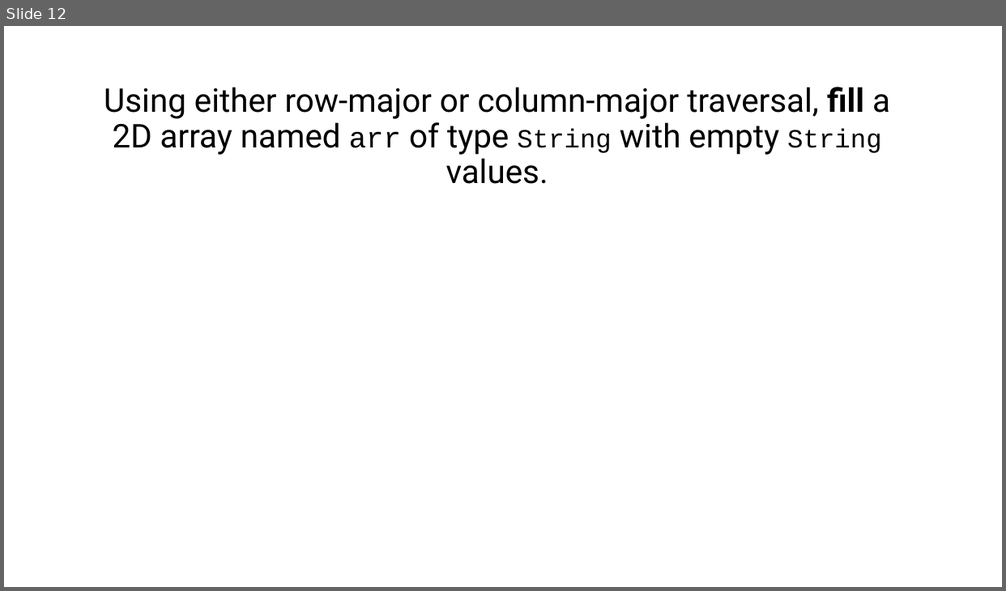
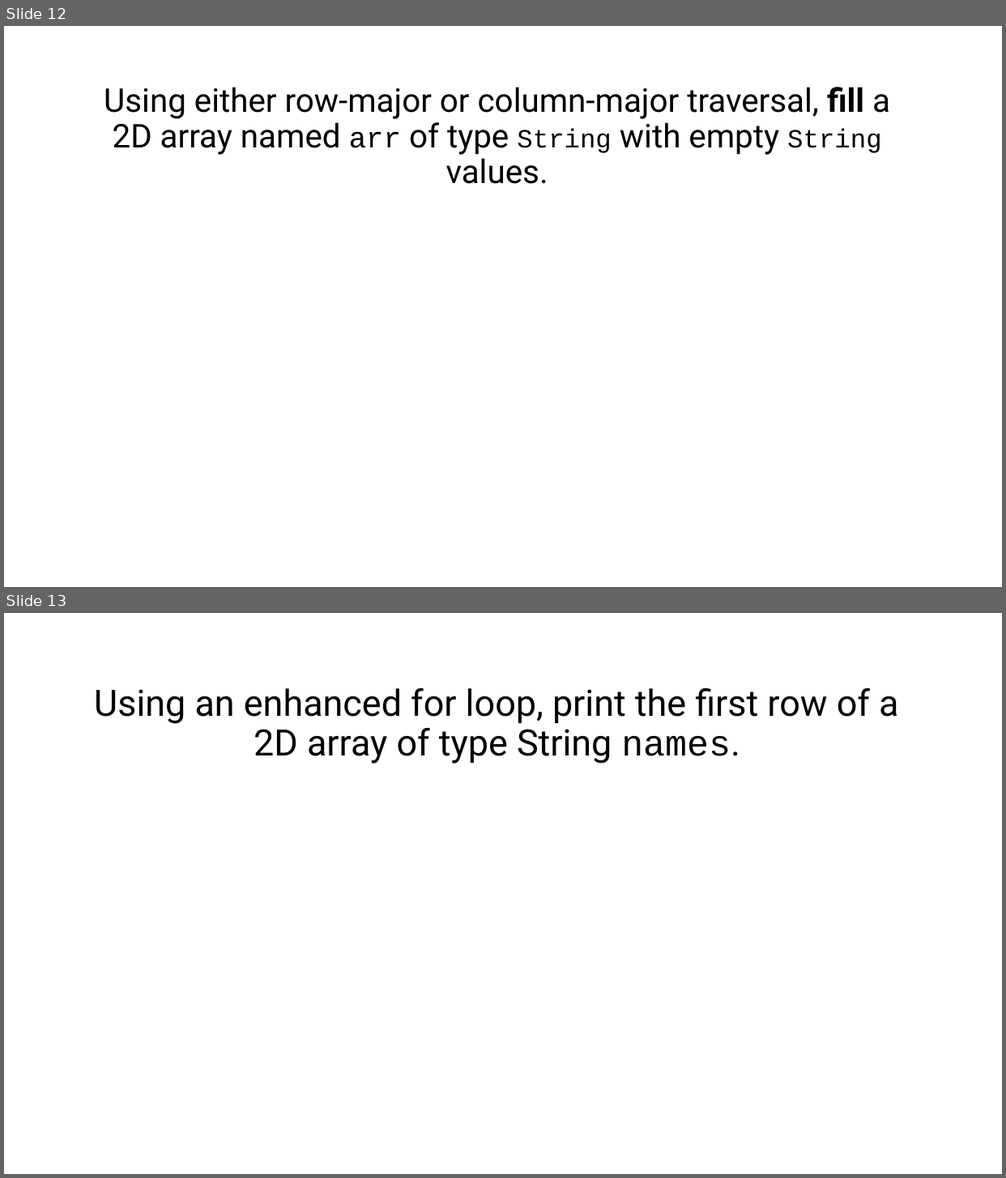
Before and after one commit to gabbley/APCSA-2024-2025, a slide deck: Unit 8/CSA Unit 8 Slides.pptx. Shown one above the other, each under a label of ours: slide 12 before the commit, slides 12 and 13 after it. The pictures are 1006x591 and 1006x1178 pixels, drawn with LibreOffice and Linux fonts; fonts in the diff are those of the drawing. Boxes give left, top, right and bottom in pixels: in the first picture for what was removed or moved away, otherwise in the second. Text is boxed around its words. In the diff, an @@ line names an element or a change of style, - is before the commit and + after.

```diff
--- a/Unit 8/CSA Unit 8 Slides.pptx
+++ b/Unit 8/CSA Unit 8 Slides.pptx
@@ slide 13 added at [4,613,1002,1174], background #FFFFFF @@
@@ title added at [94,688,898,764], 35 pt, text #000000 @@
+Using an enhanced for loop, print the first row of a 2D array of type String names.
```
Also in this commit, not shown: 2 other slides added.
